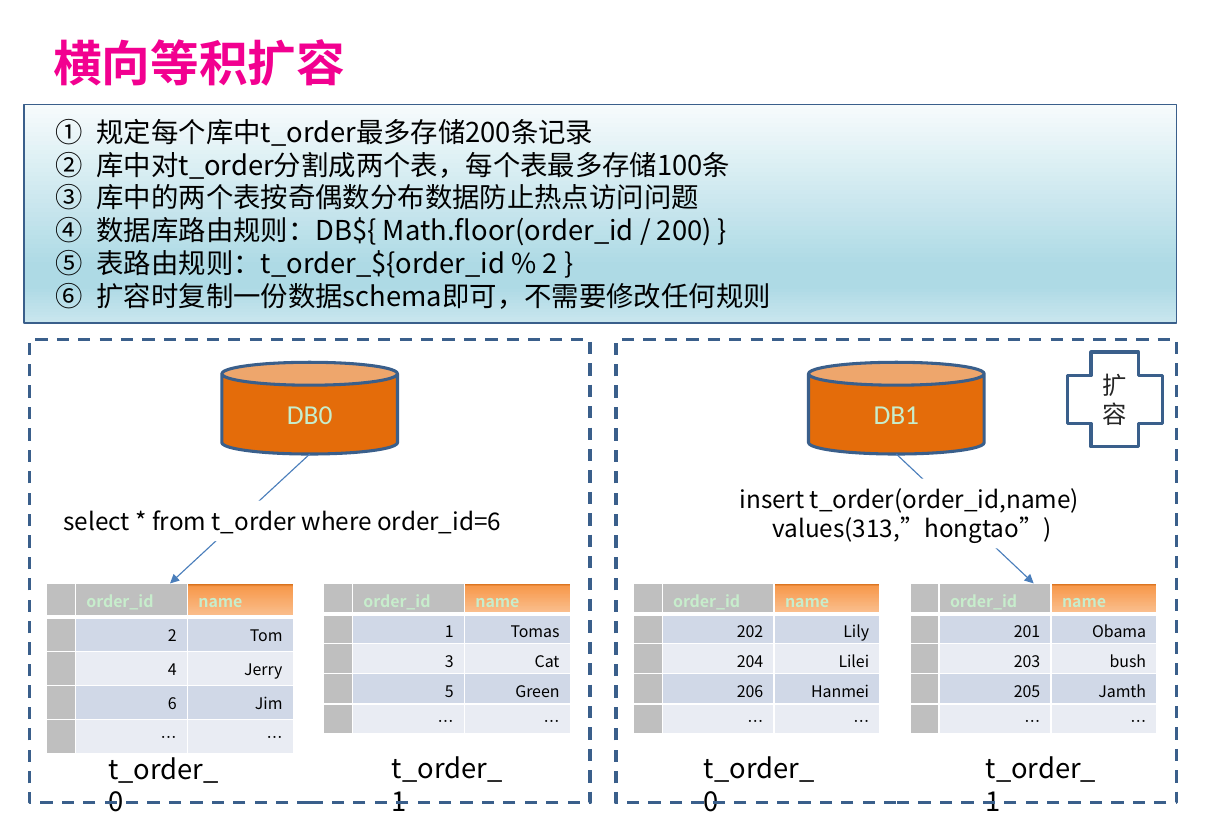
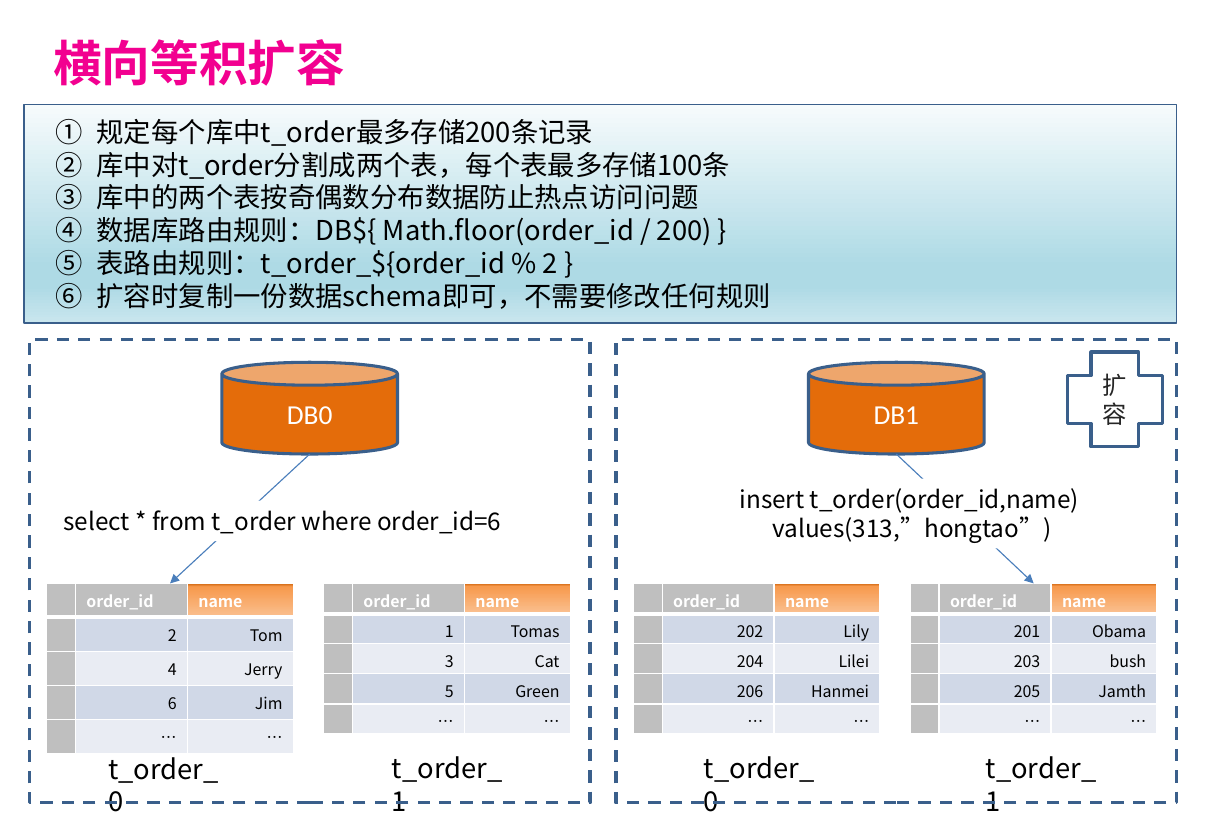
Before and after one commit to balancebeam/sherlock, a slide deck: slide 37 of pddl-doc/数据路由介绍.pptx (slide 36 before the commit). Drawn at 1232x821 pixels with LibreOffice and Linux fonts; fonts in the diff are those of the drawing; background and template pictures are left out. Boxes give left, top, right and bottom in pixels: in the first picture for what was removed or moved away, otherwise in the second. Text is boxed around its words. In the diff, an @@ line names an element or a change of style, - is before the commit and + after.

```diff
--- a/pddl-doc/数据路由介绍.pptx
+++ b/pddl-doc/数据路由介绍.pptx
@@ cylinder "DB0" at [222,362,398,454]: text colour #C7EDCC to #FFFFFF @@
@@ cylinder "DB1" at [808,362,983,454]: text colour #C7EDCC to #FFFFFF @@
@@ table at [47,584,293,735] @@
@@ fill #75D281 to #BFBFBF in 6 cells @@
@@ text colour #C7EDCC to #FFFFFF in "order_id", "name" @@
@@ borders changed @@
@@ table at [324,584,571,735] @@
@@ fill #75D281 to #BFBFBF in 6 cells @@
@@ text colour #C7EDCC to #FFFFFF in "order_id", "name" @@
@@ borders changed @@
@@ table at [633,584,879,735] @@
@@ fill #75D281 to #BFBFBF in 6 cells @@
@@ text colour #C7EDCC to #FFFFFF in "order_id", "name" @@
@@ borders changed @@
@@ table at [910,584,1156,735] @@
@@ fill #75D281 to #BFBFBF in 6 cells @@
@@ text colour #C7EDCC to #FFFFFF in "order_id", "name" @@
@@ borders changed @@
```
Also in this commit, not shown: 41 other slides changed, 1 slide added, 1 other file.
